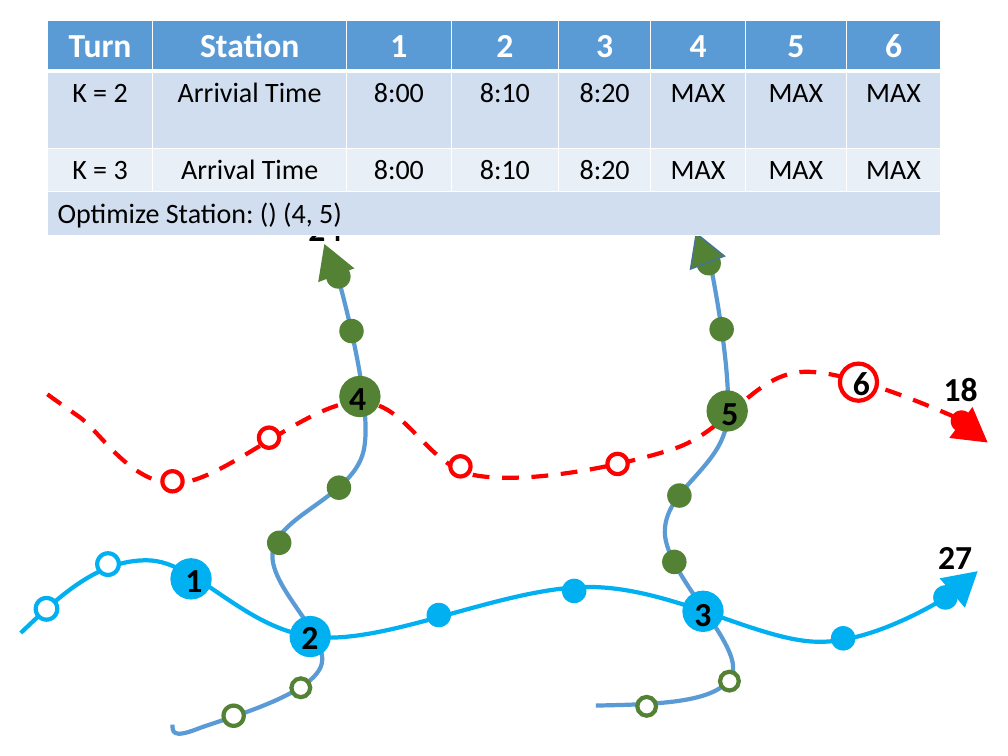
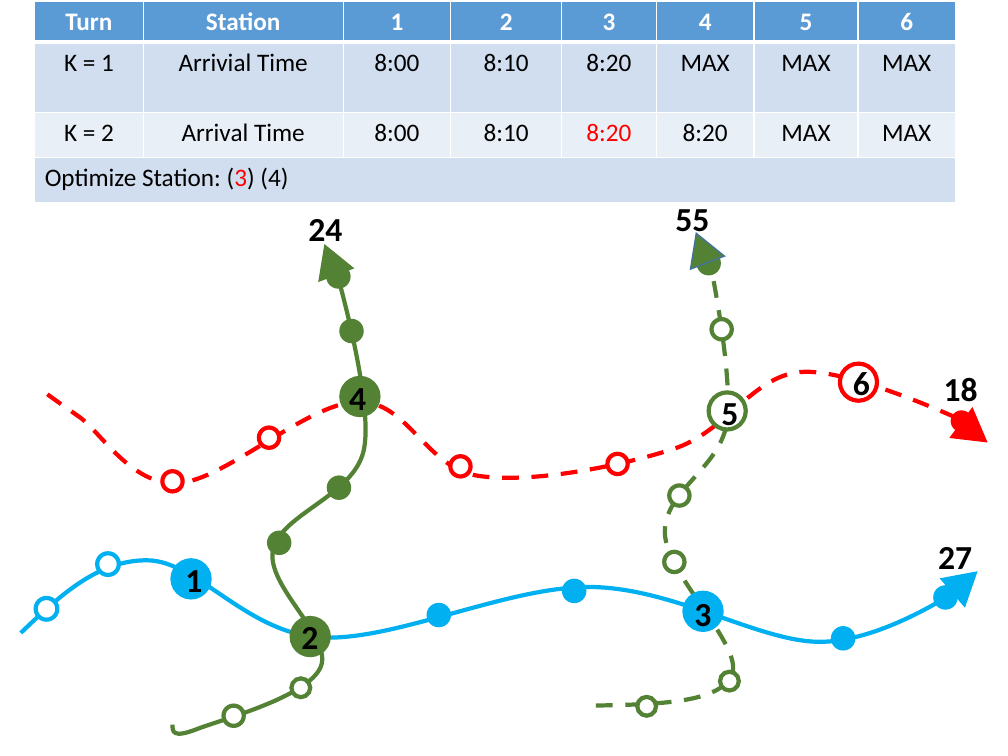
Before and after one commit to hqt/street-router, a slide deck: slide 25 of Document/presentation/raptor.pptx (slide 20 before the commit). Drawn at 1008x756 pixels with LibreOffice and Linux fonts; fonts in the diff are those of the drawing. Boxes give left, top, right and bottom in pixels: in the first picture for what was removed or moved away, otherwise in the second. Text is boxed around its words. In the diff, an @@ line names an element or a change of style, - is before the commit and + after.

```diff
--- a/Document/presentation/raptor.pptx
+++ b/Document/presentation/raptor.pptx
@@ table at (x1=34, y1=1, x2=957, y2=203) @@
-row 2, column 1: K = 2
+row 2, column 1: K = 1
-row 3, column 1: K = 3
+row 3, column 1: K = 2
-row 3, column 6: MAX
+row 3, column 6: 8:20
-row 4, column 1: Optimize Station: () (4, 5)
+row 4, column 1: Optimize Station: (3) (4)
@@ size 24 to 18 pt in "Turn", "Station", "1", "2" and 4 more places @@
@@ size 20 to 18 pt in "Arrivial Time", "8:00", "8:10", "8:20" and 9 more places @@
@@ text colour #000000 to #FF0000 in "8:20" @@
@@ table resized from (x1=47, y1=20, x2=940, y2=235) to (x1=34, y1=1, x2=957, y2=203) @@
@@ freeform shape at (x1=596, y1=263, x2=733, y2=706): outline #5B9BD5 3 pt to #548235 3 pt dashed @@
@@ freeform shape at (x1=172, y1=280, x2=366, y2=734): outline #5B9BD5 3 pt to #548235 3 pt @@
@@ fill #548235 to #FFFFFF in 4 elements at (x1=664, y1=551, x2=684, y2=572), (x1=669, y1=486, x2=689, y2=506), (x1=709, y1=392, x2=746, y2=429), (x1=712, y1=320, x2=732, y2=340) @@
@@ ellipse at (x1=291, y1=618, x2=329, y2=655): fill #00B0F0 to #548235; outline #00B0F0 3 pt to #548235 3 pt @@
```
Also in this commit, not shown: 24 other slides changed, 18 slides added, 5 other files.
